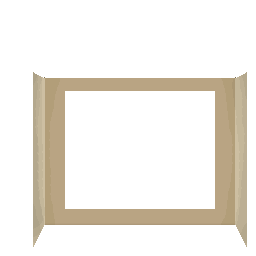
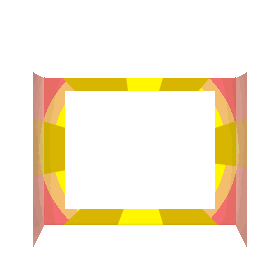
Comparing the layer stacks of the two 256x256 images. Changes:
added layer "Layer 8" (20%) above "Layer 6" over [33, 72, 247, 247]
added layer "Layer 6" above "Layer 7" over [33, 78, 247, 225]
added layer "Layer 5" above "TheaterWall" over [33, 72, 247, 247]
